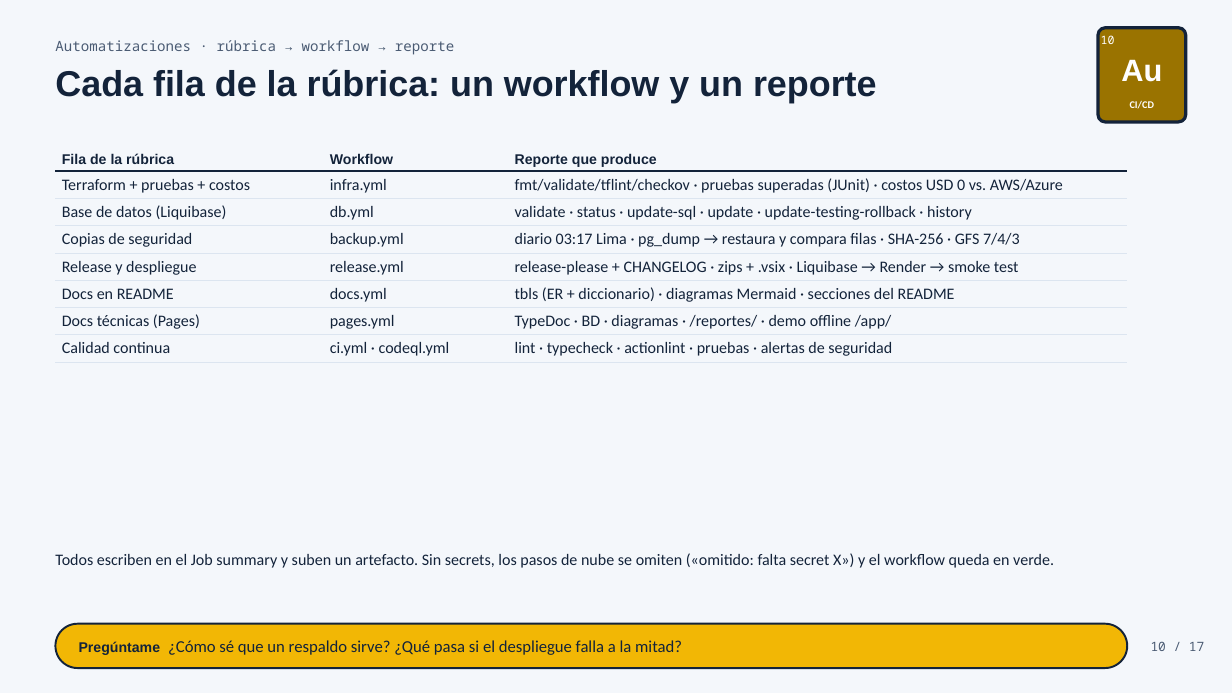
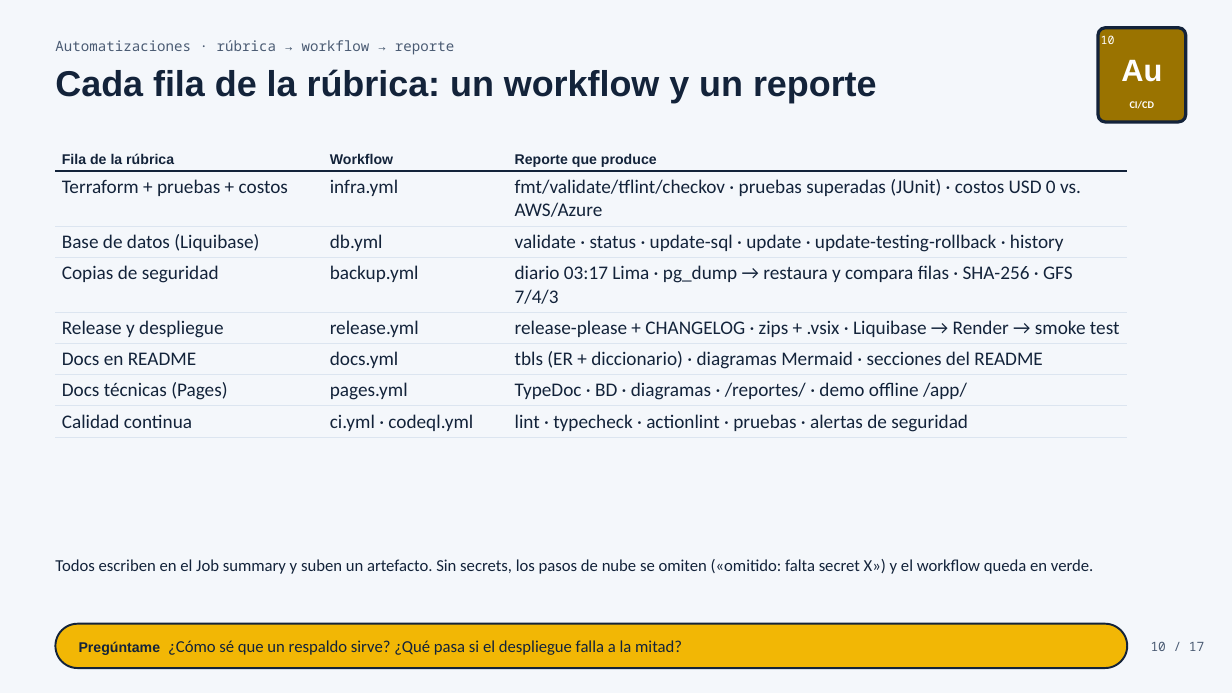
Before and after one commit to Laos19/Demov0.1AtomReactChamber, a slide deck: slide 10 of docs/presentacion/AtomReactChamber-presentacion.pptx. Drawn at 1232x693 pixels with LibreOffice and Linux fonts; fonts in the diff are those of the drawing. Boxes give left, top, right and bottom in pixels: in the first picture for what was removed or moved away, otherwise in the second. Text is boxed around its words. In the diff, an @@ line names an element or a change of style, - is before the commit and + after.

```diff
--- a/docs/presentacion/AtomReactChamber-presentacion.pptx
+++ b/docs/presentacion/AtomReactChamber-presentacion.pptx
@@ table at box(55, 148, 1128, 436) @@
@@ size 12.5 to 15 pt @@
@@ text "Todos escriben en el Job ..." at box(55, 559, 1093, 574): size 12.5 to 13 pt @@
```
Also in this commit, not shown: 1 other slide changed, 23 other files.
